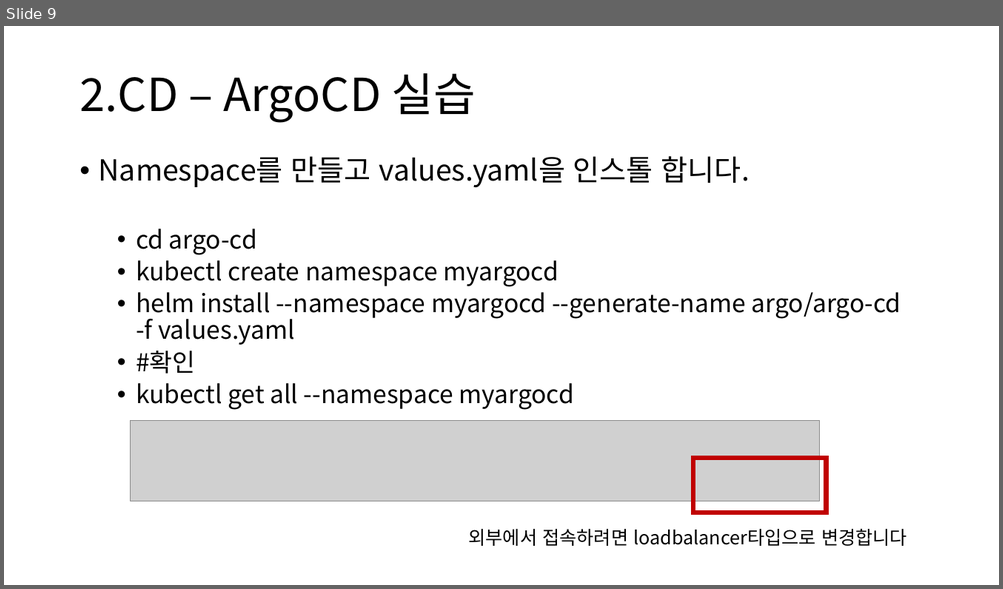
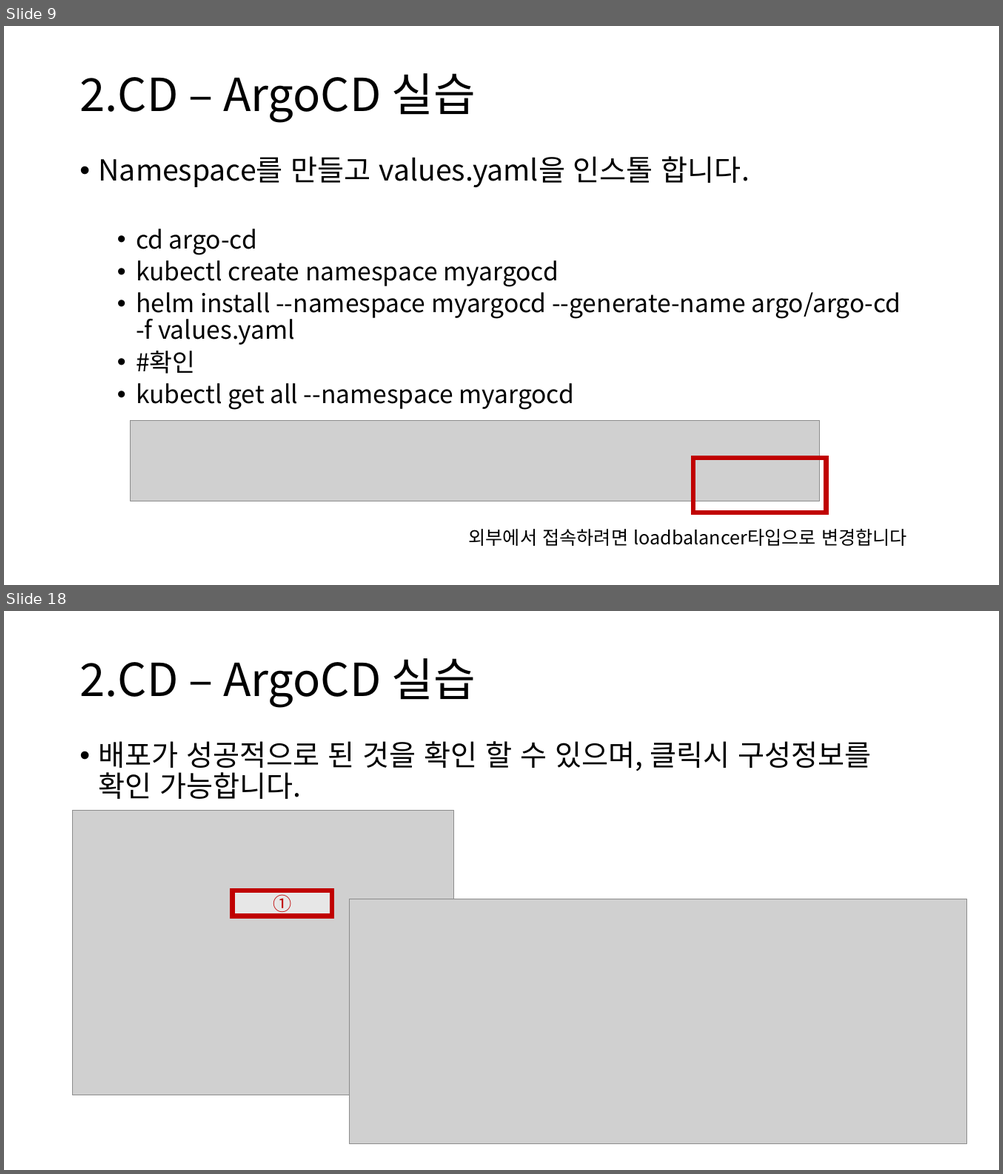
Before and after one commit to truthsj/ds4th_study, a slide deck: source/도커심화_한권으로_배우는_도커_&_쿠버네티스/ch11_깃허브 액션과 ArgoCD를 활용한 CICD.pptx. Shown one above the other, each under a label of ours: slide 9 before the commit, slides 9 and 18 after it; the slides between them are not shown. The pictures are 1003x589 and 1003x1174 pixels, drawn with LibreOffice and Linux fonts; fonts in the diff are those of the drawing; grey boxes stand for pictures. Boxes give left, top, right and bottom in pixels: in the first picture for what was removed or moved away, otherwise in the second. Text is boxed around its words. In the diff, an @@ line names an element or a change of style, - is before the commit and + after.

```diff
--- a/source/도커심화_한권으로_배우는_도커_&_쿠버네티스/ch11_깃허브 액션과 ArgoCD를 활용한 CICD.pptx
+++ b/source/도커심화_한권으로_배우는_도커_&_쿠버네티스/ch11_깃허브 액션과 ArgoCD를 활용한 CICD.pptx
@@ slide 18 added at [4, 611, 999, 1170], background #FFFFFF @@
@@ title added at [79, 658, 475, 708], 44 pt, text #000000 @@
+2.CD – ArgoCD 실습
@@ text added at [99, 741, 871, 799], 28 pt, text #000000 @@
+• 배포가 성공적으로 된 것을 확인 할 수 있으며, 클릭시 구성정보를 확인 가능합니다.
@@ picture added at [73, 811, 454, 1096] @@
@@ rectangle added at [233, 891, 333, 916], fill #FFFFFF at 50% opacity, outline #C00000 4.5 pt, 18 pt, text #C00000 @@
+①
@@ picture added at [350, 900, 967, 1145] @@
```
Also in this commit, not shown: 1 slide changed, 11 other slides added.
